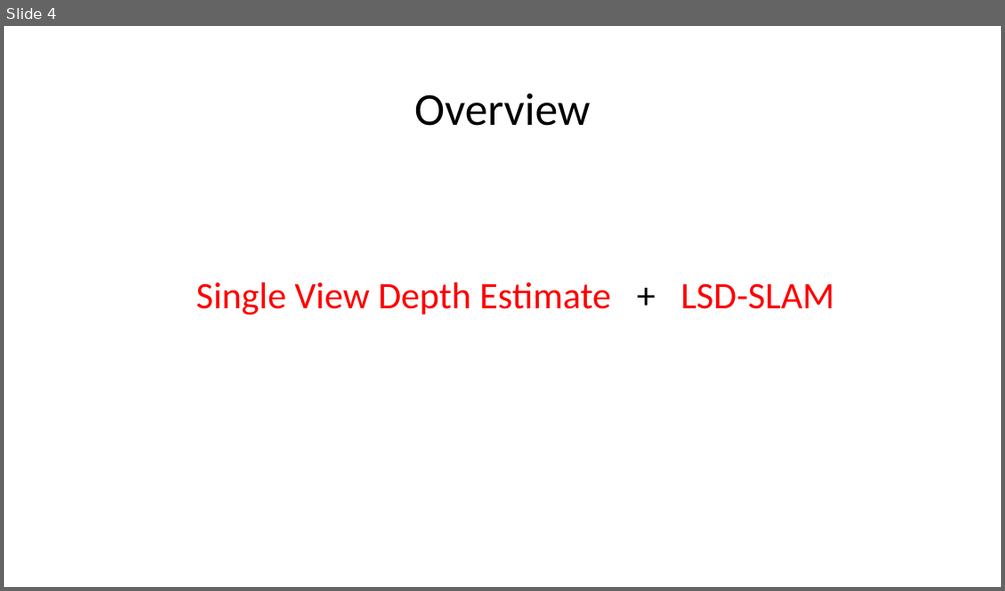
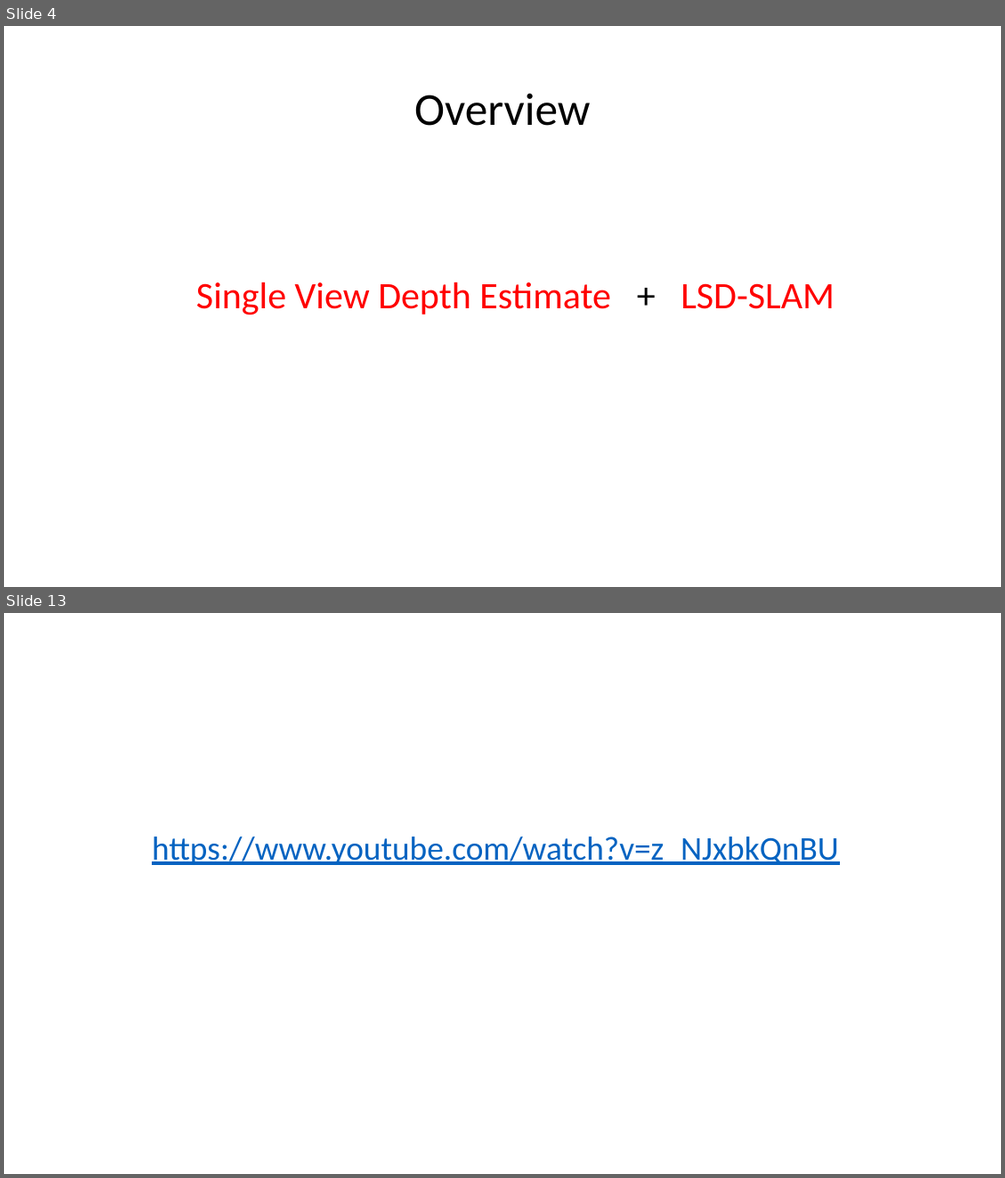
Before and after one commit to fuenwang/Meeting, a slide deck: 3D Driving Car/meet_1016.pptx. Shown one above the other, each under a label of ours: slide 4 before the commit, slides 4 and 13 after it; the slides between them are not shown. The pictures are 1005x591 and 1005x1178 pixels, drawn with LibreOffice and Linux fonts; fonts in the diff are those of the drawing. Boxes give left, top, right and bottom in pixels: in the first picture for what was removed or moved away, otherwise in the second. Text is boxed around its words. In the diff, an @@ line names an element or a change of style, - is before the commit and + after.

```diff
--- a/3D Driving Car/meet_1016.pptx
+++ b/3D Driving Car/meet_1016.pptx
@@ slide 13 added at [4, 613, 1001, 1174], background #FFFFFF @@
@@ text added at [152, 836, 839, 865], 32 pt, text #0563C1, underline @@
+https://www.youtube.com/watch?v=z_NJxbkQnBU
```
Also in this commit, not shown: 1 slide changed, 8 other slides added.
